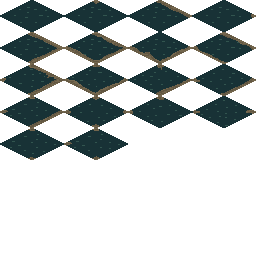
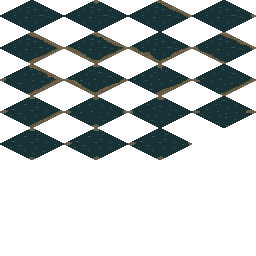
Layered file, before and after one edit (w=256, h=256). Changes by layer:
painted on "Water" over [128, 128, 192, 160]
